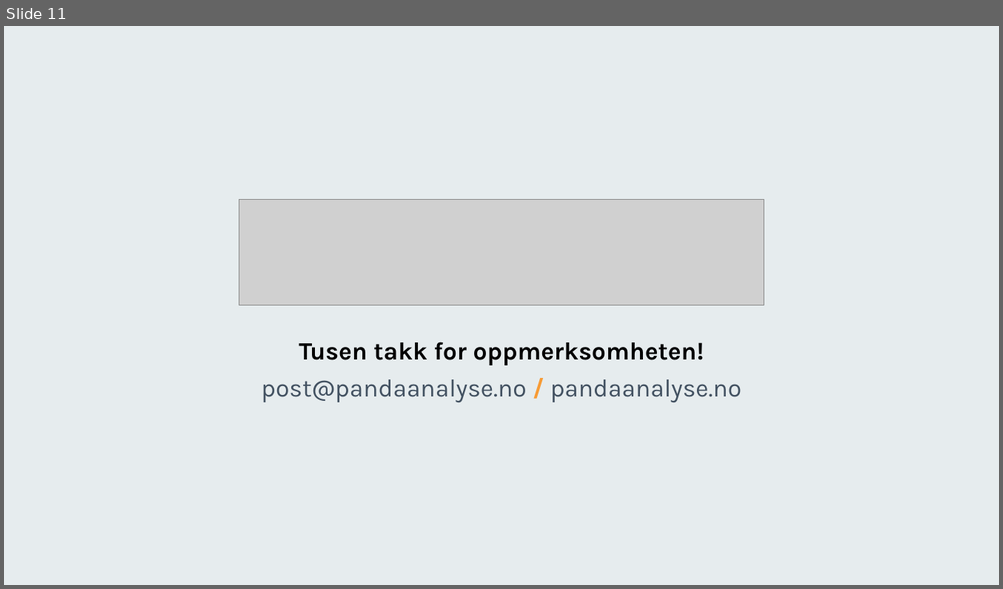
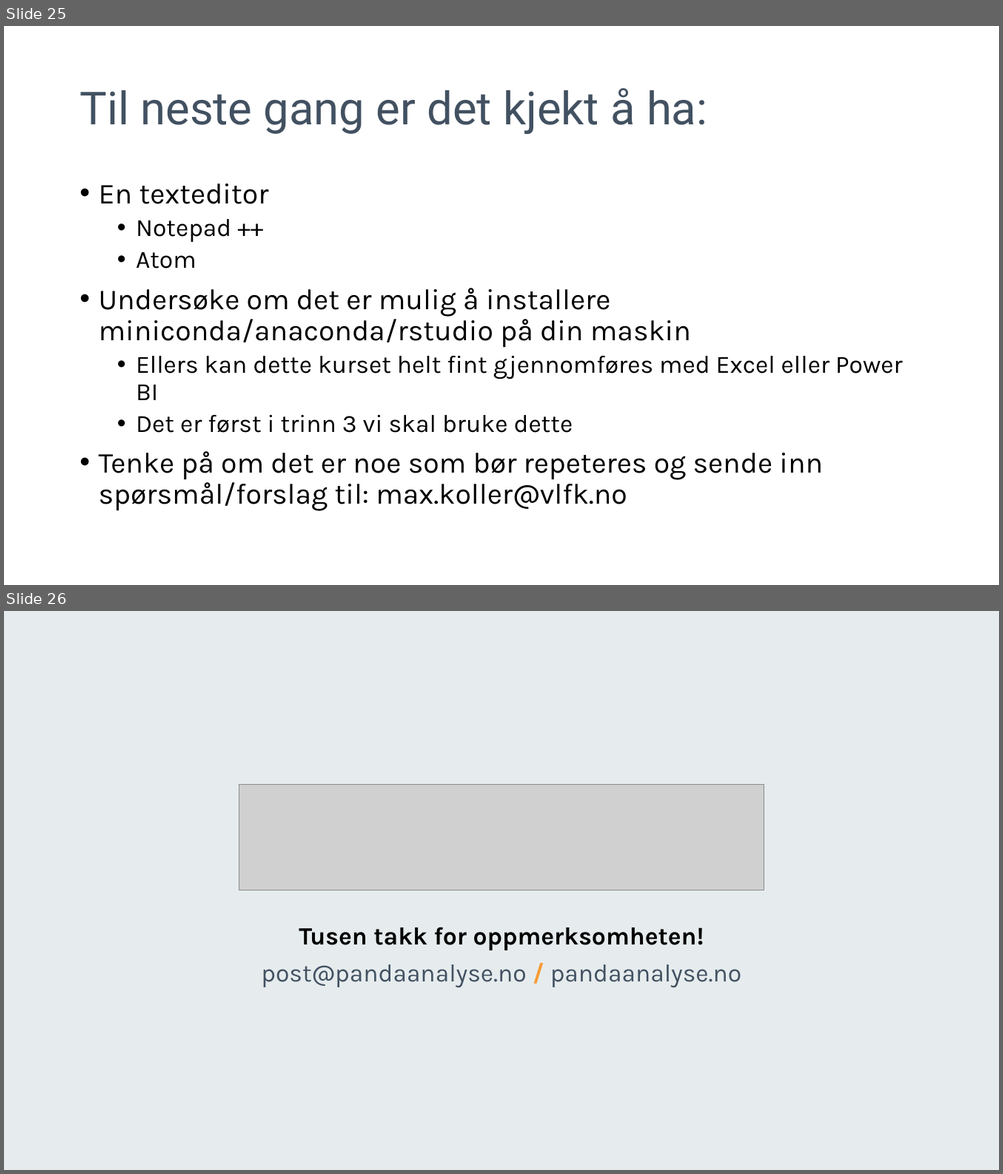
Before and after one commit to pandaAPIkurs/kursdata, a slide deck: Trinn1.pptx. Shown one above the other, each under a label of ours: slide 11 before the commit, slides 25 and 26 after it. The pictures are 1003x589 and 1003x1174 pixels, drawn with LibreOffice and Linux fonts; fonts in the diff are those of the drawing; grey boxes stand for pictures; background and template pictures are left out. Boxes give left, top, right and bottom in pixels: in the first picture for what was removed or moved away, otherwise in the second. Text is boxed around its words. In the diff, an @@ line names an element or a change of style, - is before the commit and + after.

```diff
--- a/Trinn1.pptx
+++ b/Trinn1.pptx
@@ slide 25 added at (4,26,999,585), background #FFFFFF @@
@@ title added at (79,88,707,134), 44 pt, text #425161 @@
+Til neste gang er det kjekt å ha:
@@ text added at (99,184,902,511), 28 pt, text #000000 @@
+• En texteditor
+  • Notepad ++
+  • Atom
+• Undersøke om det er mulig å installere miniconda/anaconda/rstudio på din maskin
+  • Ellers kan dette kurset helt fint gjennomføres med Excel eller Power BI
+  • Det er først i trinn 3 vi skal bruke dette
+• Tenke på om det er noe som bør repeteres og sende inn spørsmål/forslag til: max.koller@vlfk.no
@@ what was slide 11 is now slide 26 @@
```
Also in this commit, not shown: 4 slides changed, 17 other slides added, 3 slides removed, 11 other files.
